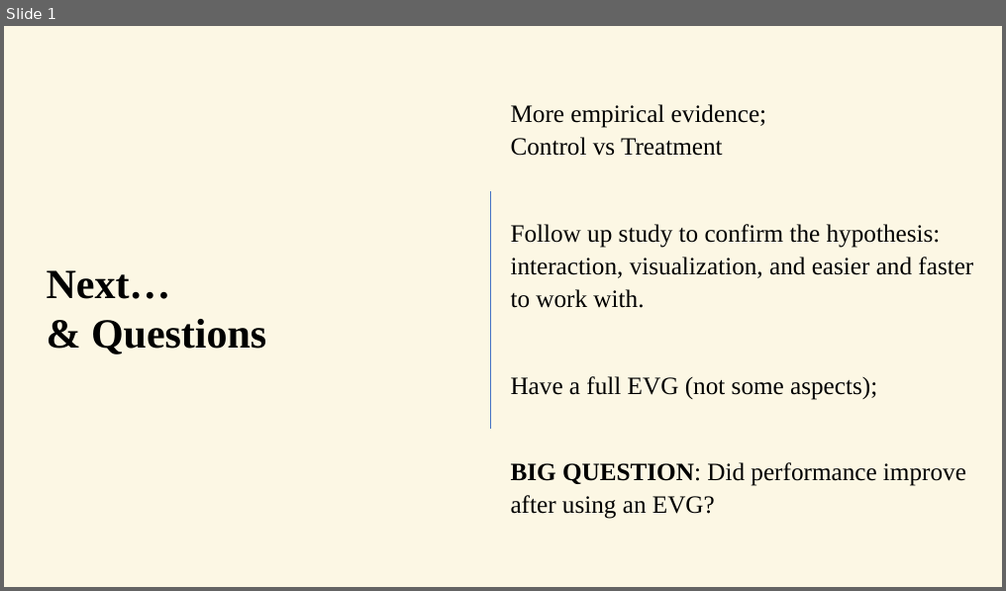
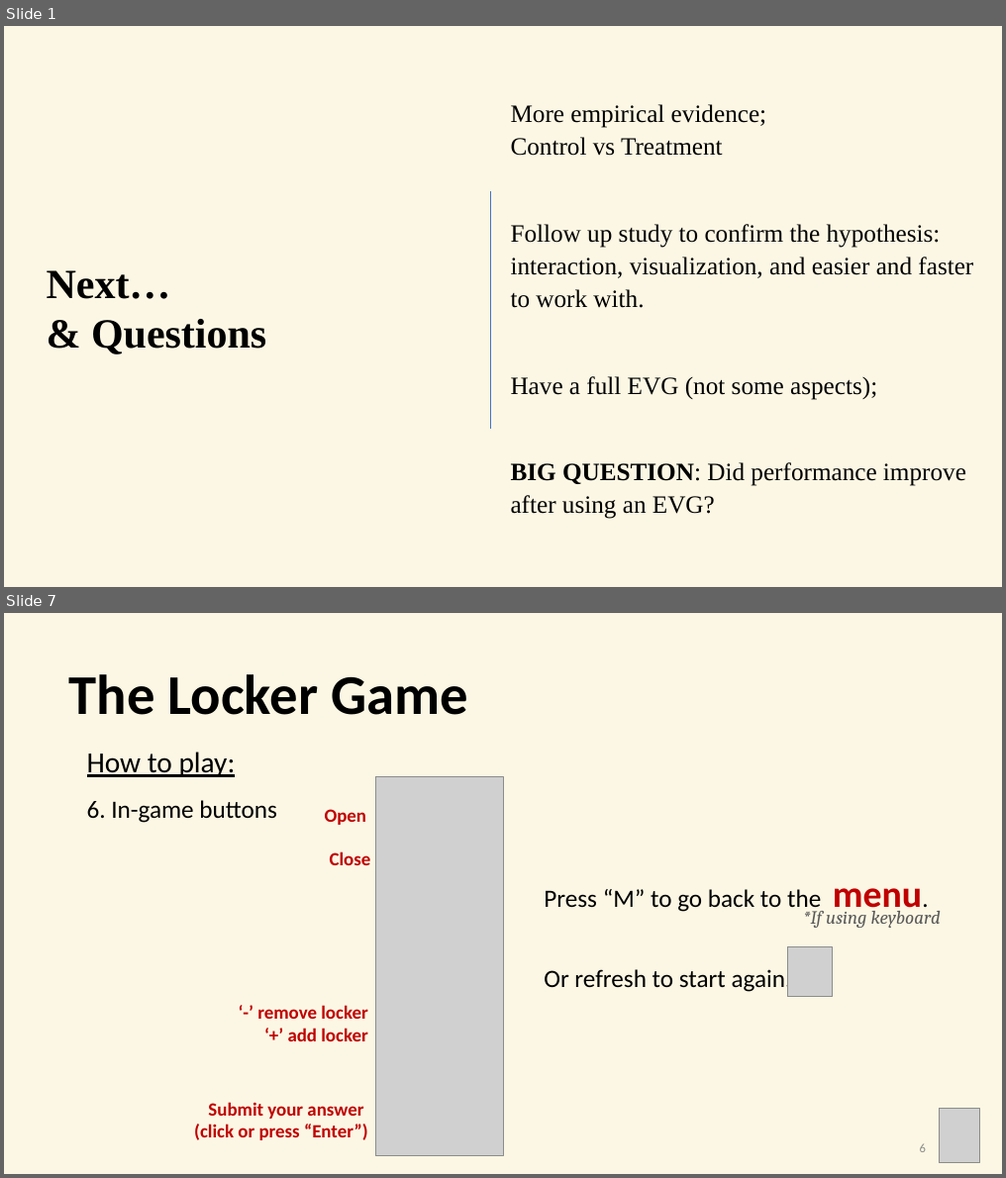
Before and after one commit to ERiRodz/LockerGame_web, a slide deck: _media/TheLockerGame_howToPay.pptx. Shown one above the other, each under a label of ours: slide 1 before the commit, slides 1 and 7 after it; the slides between them are not shown. The pictures are 1006x591 and 1006x1178 pixels, drawn with LibreOffice and Linux fonts; fonts in the diff are those of the drawing; grey boxes stand for pictures; background and template pictures are left out. Boxes give left, top, right and bottom in pixels: in the first picture for what was removed or moved away, otherwise in the second. Text is boxed around its words. In the diff, an @@ line names an element or a change of style, - is before the commit and + after.

```diff
--- a/_media/TheLockerGame_howToPay.pptx
+++ b/_media/TheLockerGame_howToPay.pptx
@@ slide 7 added at [4,613,1002,1174], background #FCF7E4 @@
@@ text added at [69,674,468,715], 54 pt, text #000000, bold @@
+The Locker Game
@@ text added at [87,752,277,823], 24 pt, text #000000 @@
+How to play:
+6. In-game buttons
@@ picture added at [376,777,503,1157] @@
@@ group added at [544,888,941,997]: 3 texts, 1 picture @@
+Press “M” to go back to the menu.
+Or refresh to start again.
+*If using keyboard
@@ group added at [194,809,371,1141]: 4 texts @@
+Open
+Close
+Submit your answer
+(click or press “Enter”)
+‘-’ remove locker
+‘+’ add locker
@@ picture added at [939,1109,979,1163] @@
@@ text added at [920,1144,926,1153], 12 pt, text #8C8C8C @@
+6
```
Also in this commit, not shown: 4 slides changed, 3 other slides added, 1 slide removed, 5 other files.
